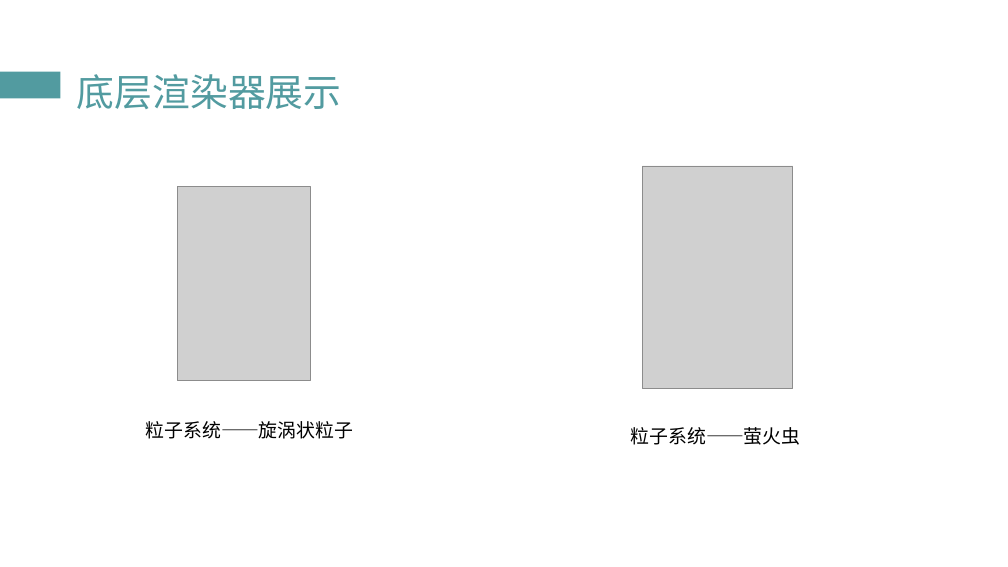
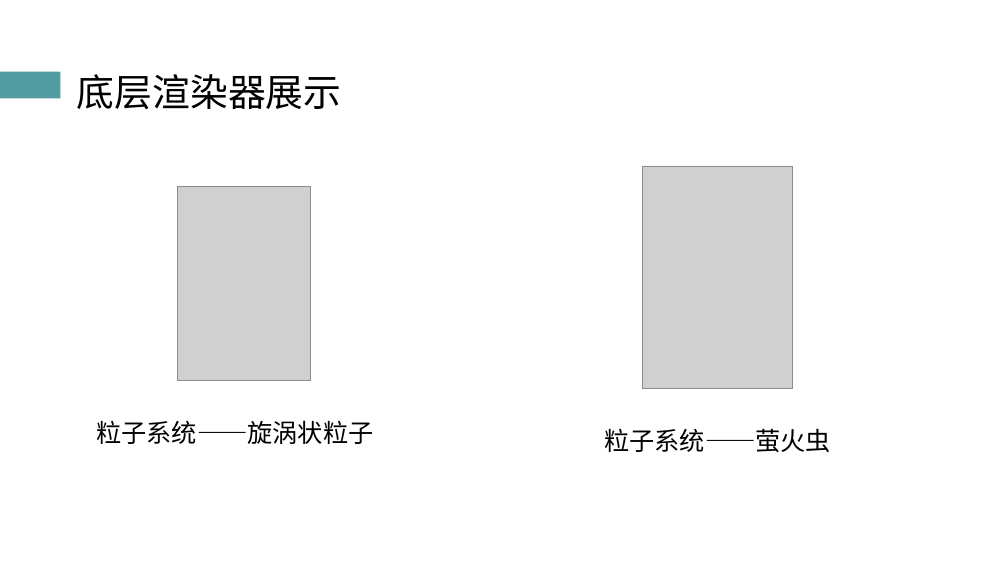
Before and after one commit to atom-chen/Main, a slide deck: slide 18 of OpenGL/答辩PPT.pptx (slide 17 before the commit). Drawn at 1008x567 pixels with LibreOffice and Linux fonts; fonts in the diff are those of the drawing; grey boxes stand for pictures. Boxes give left, top, right and bottom in pixels: in the first picture for what was removed or moved away, otherwise in the second. Text is boxed around its words. In the diff, an @@ line names an element or a change of style, - is before the commit and + after.

```diff
--- a/OpenGL/答辩PPT.pptx
+++ b/OpenGL/答辩PPT.pptx
@@ title "底层渲染器展示" at (77, 74, 342, 109): text colour #529BA0 to #000000 @@
@@ text "粒子系统——旋涡状粒子" at (96, 420, 373, 444): size 18 to 24 pt @@
@@ text "粒子系统——旋涡状粒子": place and size @@
-text "粒子系统——旋涡状粒子" at (146, 421, 354, 439)
+text "粒子系统——旋涡状粒子" at (96, 420, 373, 444)
@@ text "粒子系统——萤火虫" at (604, 428, 831, 452): size 18 to 24 pt @@
```
Also in this commit, not shown: 32 other slides changed, 1 slide added, 2 other files.
